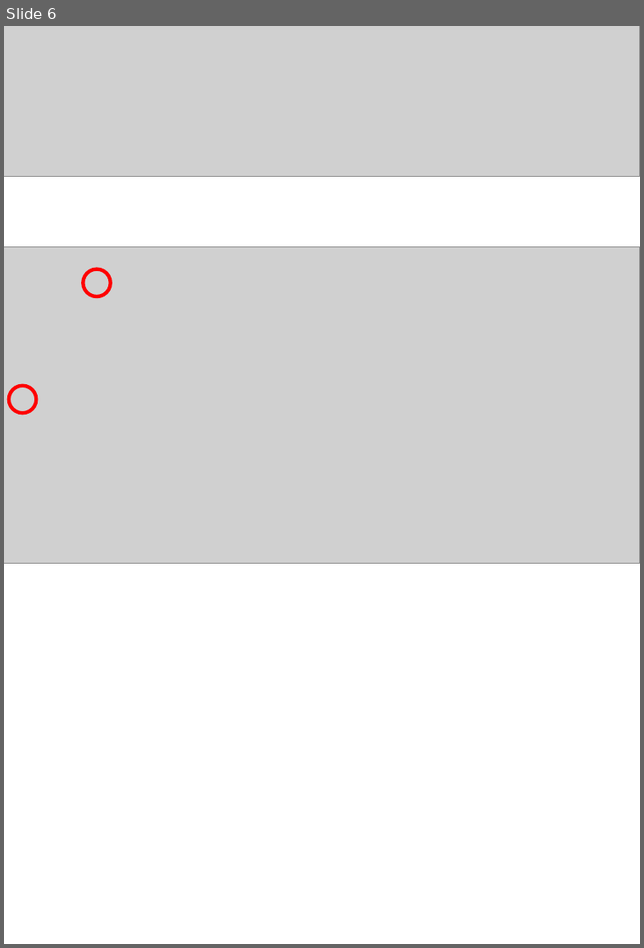
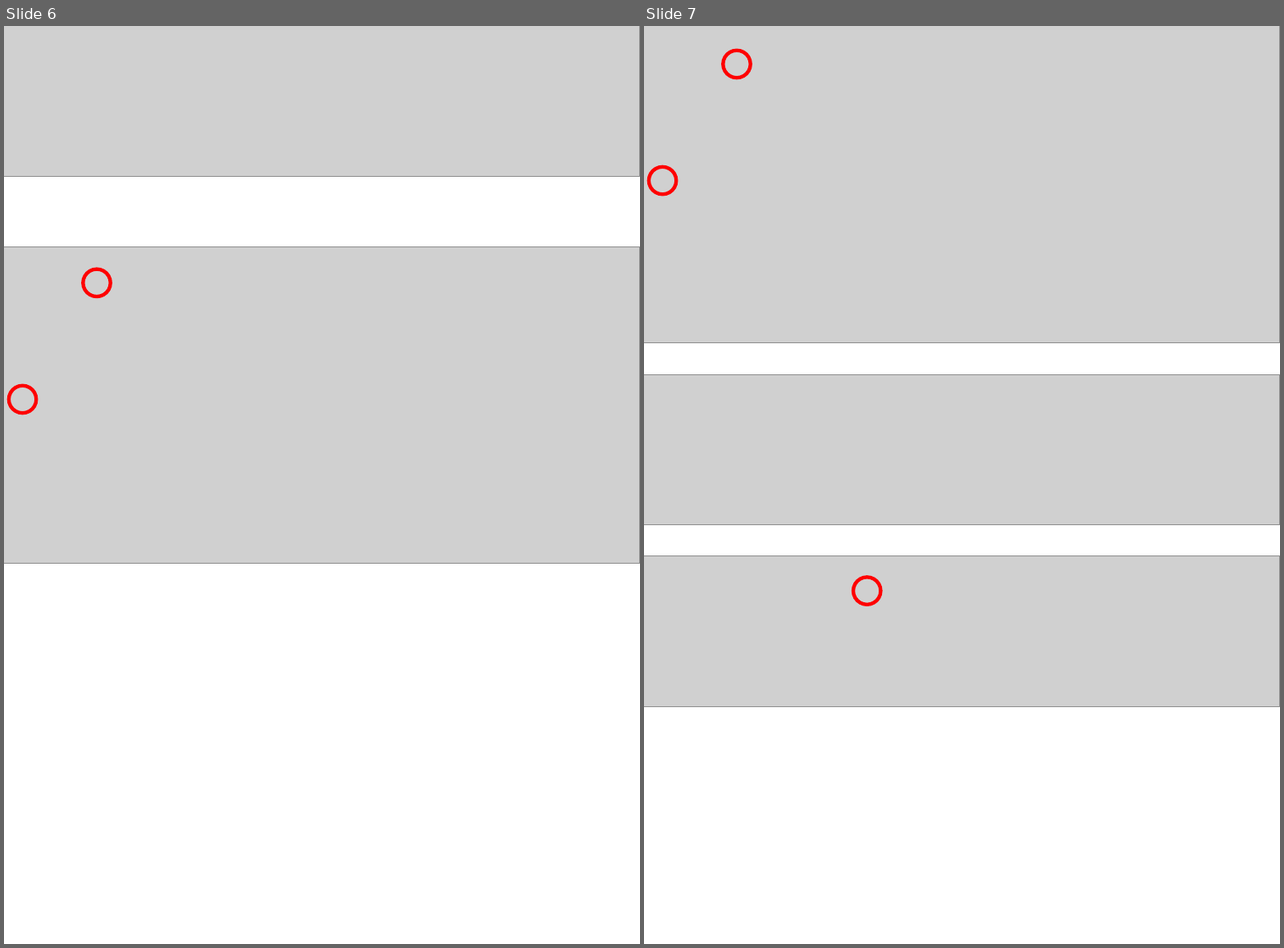
Before and after one commit to MNCT-S/MNCT-S.github.io, a slide deck: img/EV3.pptx. Shown side by side, each under a label of ours: slide 6 before the commit, slides 6 and 7 after it. The pictures are 644x948 and 1284x948 pixels, drawn with LibreOffice and Linux fonts; fonts in the diff are those of the drawing; grey boxes stand for pictures. Boxes give left, top, right and bottom in pixels: in the first picture for what was removed or moved away, otherwise in the second. Text is boxed around its words. In the diff, an @@ line names an element or a change of style, - is before the commit and + after.

```diff
--- a/img/EV3.pptx
+++ b/img/EV3.pptx
@@ slide 7 added at box(644, 26, 1280, 944), background #FFFFFF @@
@@ picture added at box(644, 26, 1280, 343) @@
@@ ellipse added at box(723, 51, 750, 78), outline #FF0000 3 pt @@
@@ ellipse added at box(649, 167, 676, 194), outline #FF0000 3 pt @@
@@ picture added at box(644, 374, 1280, 525) @@
@@ picture added at box(644, 557, 1280, 707) @@
@@ ellipse added at box(853, 577, 880, 604), outline #FF0000 3 pt @@
```
Also in this commit, not shown: 3 other slides added, 41 other files.
